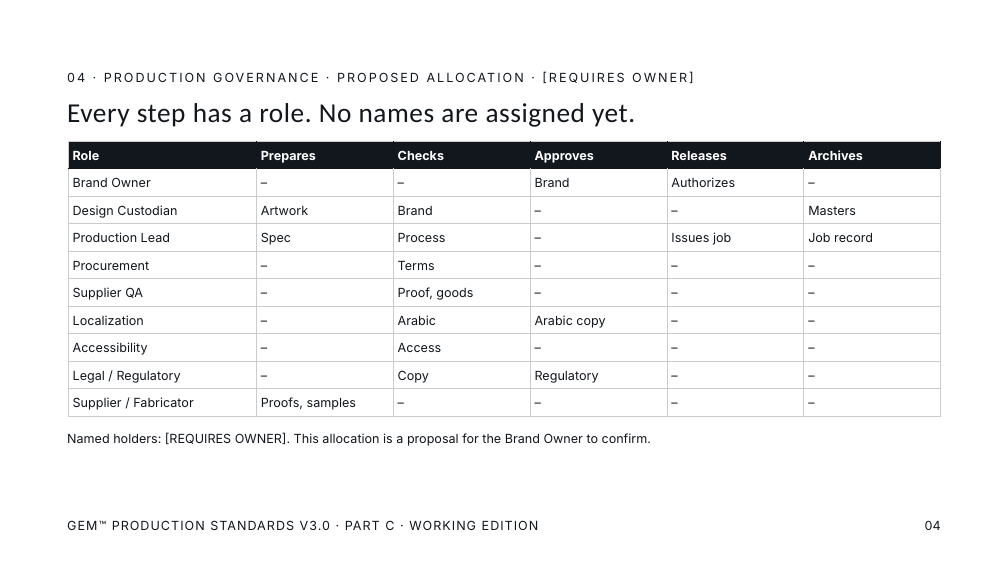
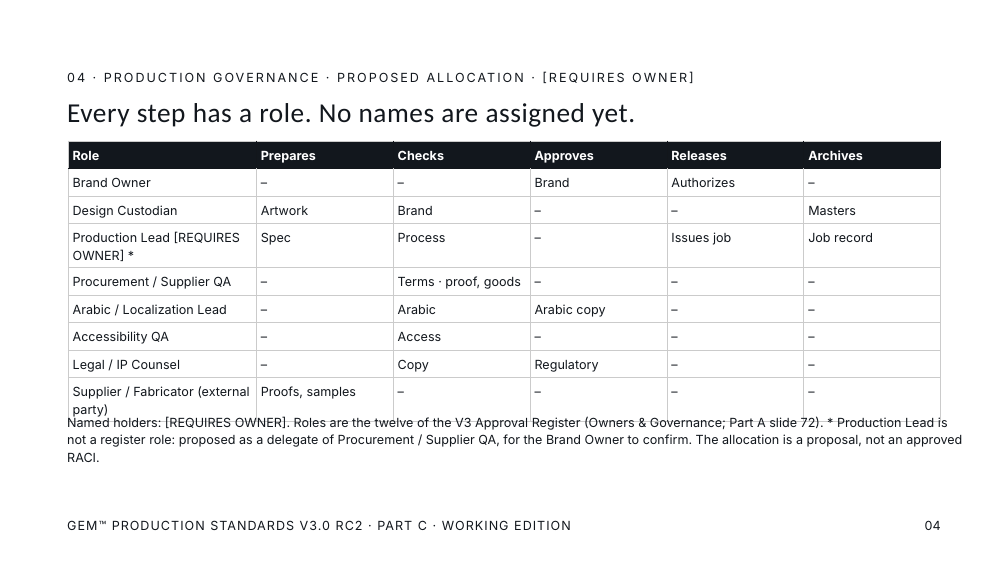
Before and after one commit to mashaelalh/GEM, a slide deck: slide 4 of GEM_V3_RC2/01_working/C-RC2.pptx. Drawn at 1008x567 pixels with LibreOffice and Linux fonts; fonts in the diff are those of the drawing. Boxes give left, top, right and bottom in pixels: in the first picture for what was removed or moved away, otherwise in the second. Text is boxed around its words. In the diff, an @@ line names an element or a change of style, - is before the commit and + after.

```diff
--- a/GEM_V3_RC2/01_working/C-RC2.pptx
+++ b/GEM_V3_RC2/01_working/C-RC2.pptx
@@ table at (x1=68, y1=141, x2=941, y2=421) @@
-row 4: Production Lead | Spec | Process | – | Issues job | Job record
-row 5: Procurement | – | Terms | – | – | –
-row 6: Supplier QA | – | Proof, goods | – | – | –
-row 7: Localization | – | Arabic | Arabic copy | – | –
-row 8: Accessibility | – | Access | – | – | –
-row 9: Legal / Regulatory | – | Copy | Regulatory | – | –
-row 10: Supplier / Fabricator | Proofs, samples | – | – | – | –
+row 4: Production Lead [REQUIRES OWNER] * | Spec | Process | – | Issues job | Job record
+row 5: Procurement / Supplier QA | – | Terms · proof, goods | – | – | –
+row 6: Arabic / Localization Lead | – | Arabic | Arabic copy | – | –
+row 7: Accessibility QA | – | Access | – | – | –
+row 8: Legal / IP Counsel | – | Copy | Regulatory | – | –
+row 9: Supplier / Fabricator (external party) | Proofs, samples | – | – | – | –
@@ text at (x1=67, y1=416, x2=962, y2=462): text changed @@
-Named holders: [REQUIRES OWNER]. This allocation is a proposal for the Brand Owner to confirm.
+Named holders: [REQUIRES OWNER]. Roles are the twelve of the V3 Approval Register (Owners & Governance; Part A slide 72). * Production Lead is not a register role: proposed as a delegate of Procurement / Supplier QA, for the Brand Owner to confirm. The allocation is a proposal, not an approved RACI.
@@ text at (x1=67, y1=520, x2=571, y2=530): text changed @@
-GEM™ PRODUCTION STANDARDS V3.0 · PART C · WORKING EDITION
+GEM™ PRODUCTION STANDARDS V3.0 RC2 · PART C · WORKING EDITION
```
Also in this commit, not shown: 70 other slides changed, 1 slide added, 1 other file.
